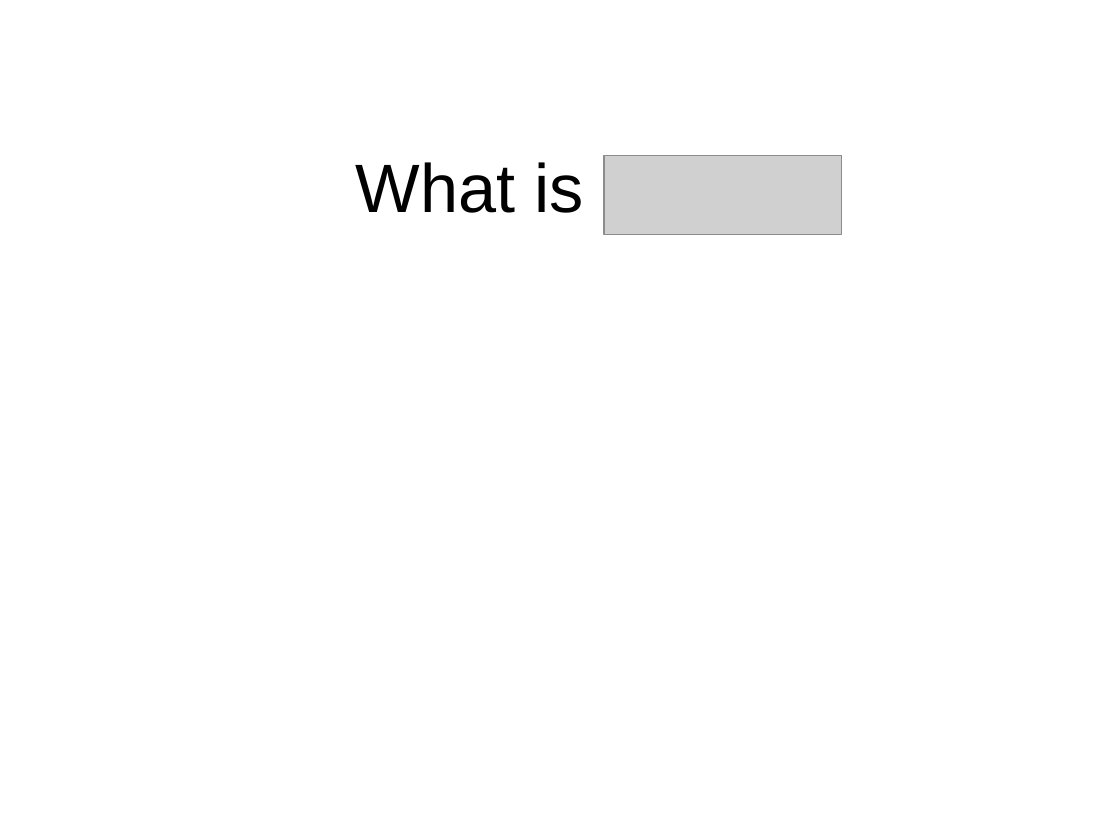
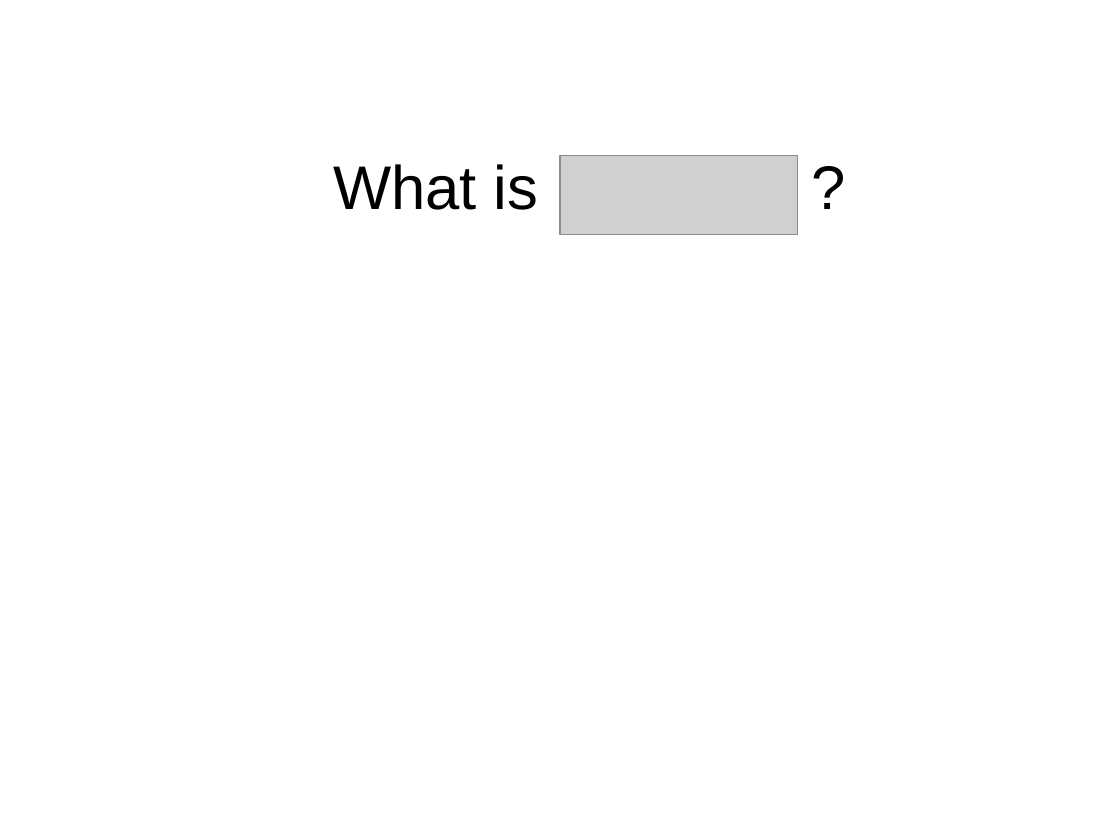
Before and after one commit to oscarrenalias/wjax-2012-play-async-apps, a slide deck: slide 4 of presentation/Asynchronous web apps with Play Framework 2.0.potx. Drawn at 1120x840 pixels with LibreOffice and Linux fonts; fonts in the diff are those of the drawing; grey boxes stand for pictures; background and template pictures are left out. Boxes give left, top, right and bottom in pixels: in the first picture for what was removed or moved away, otherwise in the second. Text is boxed around its words. In the diff, an @@ line names an element or a change of style, - is before the commit and + after.

```diff
--- a/presentation/Asynchronous web apps with Play Framework 2.0.potx
+++ b/presentation/Asynchronous web apps with Play Framework 2.0.potx
@@ title at box(333, 164, 538, 210): text changed; size 44 to 39.6 pt @@
-What is
+What is ?
@@ picture: place and size @@
-picture at box(604, 156, 841, 235)
+picture at box(560, 156, 797, 235)
```
Also in this commit, not shown: 1 other slide changed, 1 slide added.
